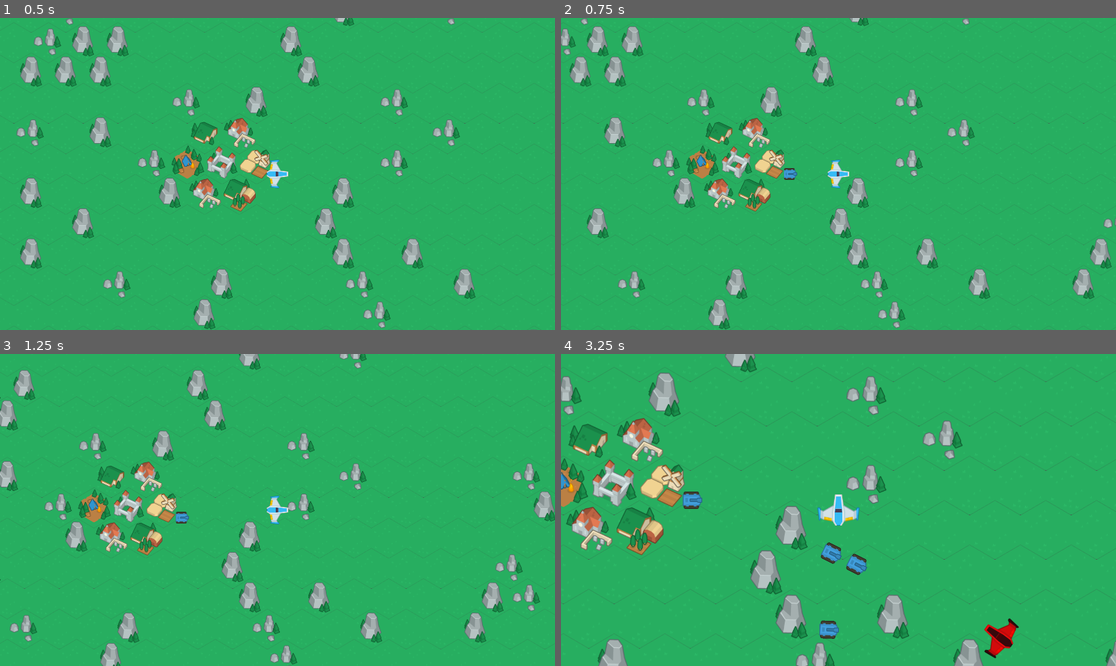
Above: before the commit, frames 1-4 (two rows, left to right).
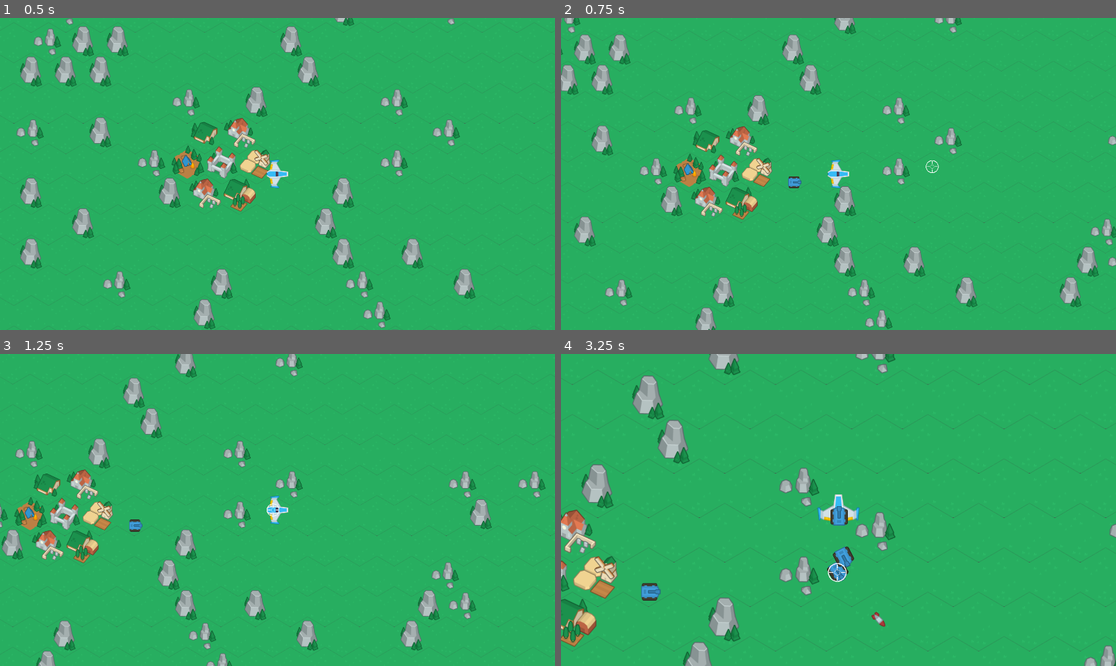
Above: after the commit, the same moments.

Repository: marleeeeeey/turret_commander
Game: Godot game, scene res://this/main.tscn
Two runs of this game, one before a commit and one after it. Both use one fixed random seed, a clock stepped at 60 frames per second and the inputs below.
Inputs (mouse positions are in pixels of both pictures, inside the frame that each line leads up to):
- Up to frame 1 (0.5 s): no input
- Up to frame 2 (0.75 s): tap Enter at 0.5 s; move the mouse to (960, 158) at 0.52 s; hold D (move_right) from 0.53 s (still down); tap R (spawn_turret) at 0.6 s; click (960, 158) at 0.67 s
- Up to frame 3 (1.25 s): keep holding D (move_right)
- Up to frame 4 (3.25 s): move the mouse to (727, 525) at 1.27 s; release D (move_right) at 1.28 s; hold S (move_down) 1.28-2.03 s; tap Space (shoot) at 1.35, 2 s; click (727, 525) at 1.42 s; tap R (spawn_turret) at 1.55, 2.1, 3.05 s; move the mouse to (894, 441) at 2.02 s; hold D (move_right) 2.03-2.78 s; click (894, 441) at 2.17 s; move the mouse to (810, 572) at 2.77 s; hold Up (move_up) from 2.78 s (still down); tap Mouse wheel up (zoom_in) at 2.85 s; click (810, 572) at 2.92 s

Frame 1 is identical in both runs. In frame 2, 16% of the frame differs, in the area x 0-100%, y 0-100%; in frame 3, 16%; in frame 4, 17%.

Commit message:
Disable collisions with turrets.

Diff:
--- a/common/scene_bullet/scene_bullet.tscn
+++ b/common/scene_bullet/scene_bullet.tscn
@@ -10,7 +10,6 @@
 
 [node name="Sprite2D" type="Sprite2D" parent="."]
 rotation = 1.5708
-scale = Vector2(1, 1)
 texture = ExtResource("1_a5pgr")
 
 [node name="CollisionShape2D" type="CollisionShape2D" parent="."]
--- a/common/scene_spaceship/spaceship.gd
+++ b/common/scene_spaceship/spaceship.gd
@@ -6,9 +6,10 @@
 @export var control_via_keys_enabled = true
 @export var bullet_scene: PackedScene
 @export var turret_scene: PackedScene
+@export var distance_to_spawn_turret_behind_player = 60
+@export var debug_aim_scene: PackedScene
 
 var last_global_direction = Vector2.AXIS_X
-var distance_to_spawn_turret_behind_player = 60
 
 
 func _input(event):
@@ -79,8 +80,7 @@
 	# Debug draw the point.
 	if show_debug_info:
 		# Debug draw the point.
-		var aim_scene := preload("res://common/scene_debug_aim/debug_aim.tscn")
-		var aim = aim_scene.instantiate()
+		var aim = debug_aim_scene.instantiate()
 		aim.position = closest_point_on_nav_map
 		aim.debug_text = "world"
 		get_viewport().add_child(aim)
--- a/common/scene_spaceship/spaceship.tscn
+++ b/common/scene_spaceship/spaceship.tscn
@@ -1,10 +1,11 @@
-[gd_scene load_steps=7 format=3 uid="uid://d2g2bwx2n8kj"]
+[gd_scene load_steps=8 format=3 uid="uid://d2g2bwx2n8kj"]
 
 [ext_resource type="Script" path="res://common/scene_spaceship/spaceship.gd" id="1_s06nx"]
 [ext_resource type="Texture2D" uid="uid://56vticldrkgp" path="res://common/scene_spaceship/art/ship.png" id="1_xefed"]
 [ext_resource type="PackedScene" uid="uid://drwjhnmenrsgk" path="res://common/scene_bullet/scene_bullet.tscn" id="2_3logv"]
 [ext_resource type="Script" path="res://common/scene_spaceship/camera_2d.gd" id="3_li0e6"]
 [ext_resource type="PackedScene" uid="uid://cp0ft4iqo4ssj" path="res://common/scene_turret/turret.tscn" id="3_xnaiw"]
+[ext_resource type="PackedScene" uid="uid://c6q8vvworcqe2" path="res://common/scene_debug_aim/debug_aim.tscn" id="4_6beev"]
 
 [sub_resource type="CircleShape2D" id="CircleShape2D_bu2ke"]
 radius = 25.0
@@ -12,8 +13,10 @@
 [node name="Spaceship" type="CharacterBody2D"]
 script = ExtResource("1_s06nx")
 show_debug_info = true
+control_via_mouse_enabled = true
 bullet_scene = ExtResource("2_3logv")
 turret_scene = ExtResource("3_xnaiw")
+debug_aim_scene = ExtResource("4_6beev")
 
 [node name="Sprite2D" type="Sprite2D" parent="."]
 rotation = 1.5708
--- a/common/scene_turret/turret.tscn
+++ b/common/scene_turret/turret.tscn
@@ -21,6 +21,7 @@
 [node name="CollisionShape2D" type="CollisionShape2D" parent="."]
 scale = Vector2(2.16, 1.36)
 shape = SubResource("CapsuleShape2D_8edsw")
+disabled = true
 
 [node name="BulletSpawnPoint" type="Marker2D" parent="."]
 position = Vector2(25, 0)
--- a/this/main.tscn
+++ b/this/main.tscn
@@ -47,6 +47,7 @@
 [node name="Spaceship" parent="NavigationRegion2D" instance=ExtResource("2_tmf0q")]
 position = Vector2(192, 0)
 speed = 800
+distance_to_spawn_turret_behind_player = 0
 
 [node name="FortArea" type="Area2D" parent="."]
 
